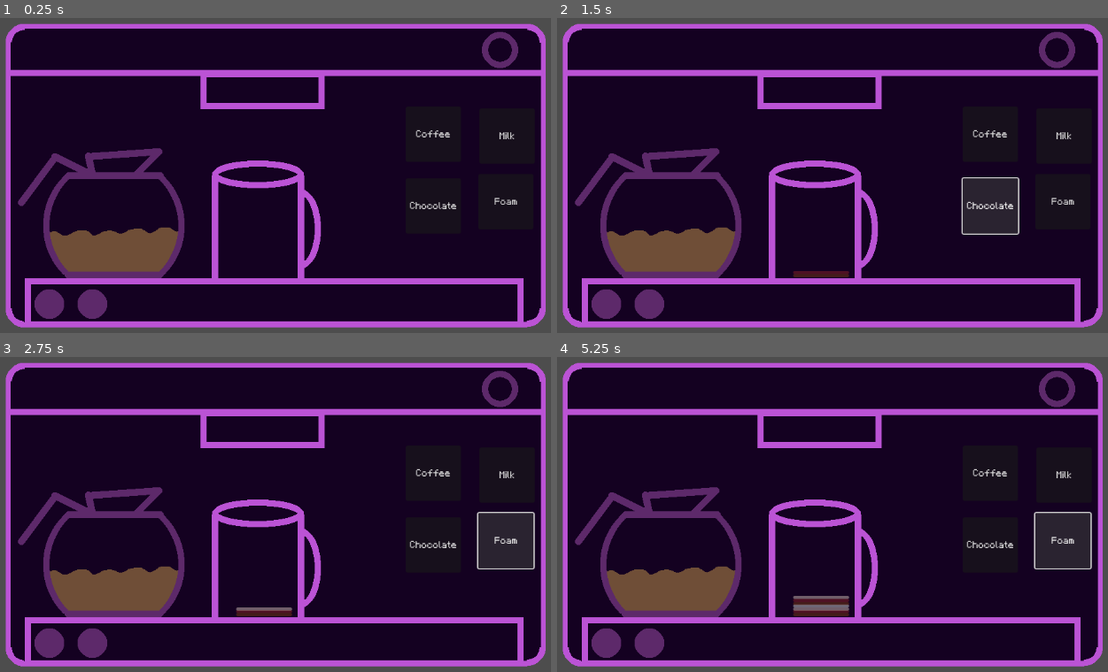
Above: before the commit, frames 1-4 (two rows, left to right).
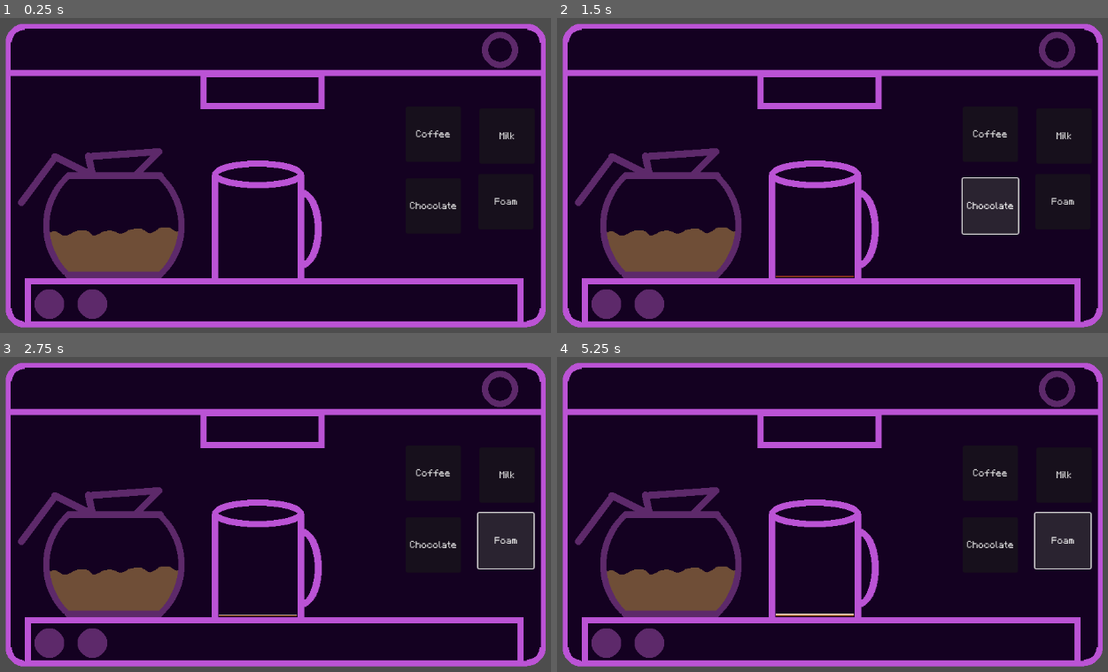
Above: after the commit, the same moments.

Repository: ARLJohnston/GMTK-2025
Game: Godot game, scene res://coffee_maker_minigame.tscn
Two runs of this game, one before a commit and one after it. Both use one fixed random seed, a clock stepped at 60 frames per second and the inputs below. This scene is started directly instead of the project's main scene.
Inputs:
- Up to frame 1 (0.25 s): no input
- Up to frame 2 (1.5 s): click "Coffee" at 0.5 s; click "Chocolate" at 1.25 s
- Up to frame 3 (2.75 s): click "Foam" at 2 s
- Up to frame 4 (5.25 s): click "Milk" at 2.75 s; click "Coffee" at 3.5 s; click "Chocolate" at 4.25 s; click "Foam" at 5 s

The runs differ from the first frame. In frame 1, less than 0.1% of the frame differs, in the area x 38-59%, y 49-80%; in frame 2, 0.3%; in frame 3, 0.4%; in frame 4, 0.8%, in the area x 38-59%, y 49-83%.

Commit message:
feat(coffee-maker-minigame): nozzle

Diff:
--- a/coffee_maker_minigame.gd
+++ b/coffee_maker_minigame.gd
@@ -39,11 +39,20 @@
 		WinCondition.new(0.05, 0.10, CoffeeIngredient.Ingredient.MILK_FOAM)
 	]
 }
+func _ready() -> void:
+	$Nozzle.hide()
+
+	var opaque_fill_style = StyleBoxFlat.new()
+	opaque_fill_style.bg_color = Color(1, 1, 1, 1)  # white and fully opaque
+	opaque_fill_style.set_corner_radius_all(5)
+	$FirstProgressBar.add_theme_stylebox_override("fill", opaque_fill_style)
+
 
 func _process(delta: float) -> void:
 
 	if (is_flowing):
 		add_ingredient(delta, current_ingredient)
+
 
 	if (self.layers.size() > 0 and is_flowing):
 		var actual_ingredient_str = CoffeeIngredient.Ingredient.keys()[current_ingredient]
@@ -52,12 +61,16 @@
 		match current_ingredient:
 			CoffeeIngredient.Ingredient.COFFEE:
 				current_bar.modulate = Color.SADDLE_BROWN
+				$Nozzle.modulate = Color.SADDLE_BROWN
 			CoffeeIngredient.Ingredient.MILK:
 				current_bar.modulate = Color.MINT_CREAM
+				$Nozzle.modulate = Color.MINT_CREAM
 			CoffeeIngredient.Ingredient.MILK_FOAM:
 				current_bar.modulate = Color.ANTIQUE_WHITE
+				$Nozzle.modulate = Color.ANTIQUE_WHITE
 			CoffeeIngredient.Ingredient.CHOCOLATE:
 				current_bar.modulate = Color.BROWN
+				$Nozzle.modulate = Color.BROWN
 
 	const CHECK_THRESHOLD_LOWER = 90
 	const CHECK_THRESHOLD_UPPER = 110
@@ -141,30 +154,34 @@
 	new_bar.size = current_bar.size
 	new_bar.rotation = -PI / 2
 	new_bar.show_percentage = false
+
+	# Transparent background (unfilled part)
 	var transparent_bg_style = StyleBoxFlat.new()
-	transparent_bg_style.bg_color = Color(0, 0, 0, 0)
+	transparent_bg_style.bg_color = Color(0, 0, 0, 0)  # fully transparent
 	transparent_bg_style.set_corner_radius_all(5)
-
 	new_bar.add_theme_stylebox_override("background", transparent_bg_style)
 
-	var percentage = layers[-1].percentage  / 100
+	# Opaque fill (filled part of the bar)
+	var opaque_fill_style = StyleBoxFlat.new()
+	opaque_fill_style.bg_color = Color(1, 1, 1, 1)  # white and fully opaque
+	opaque_fill_style.set_corner_radius_all(5)
+	new_bar.add_theme_stylebox_override("fill", opaque_fill_style)
+
+	var percentage = layers[-1].percentage / 100
 	var fractional_size = percentage * current_bar.size.y
 
-
-
 	const MARGIN = 4
-
-	new_bar.position = current_bar.position - Vector2(0, fractional_size * 2 + MARGIN)
+	new_bar.position = current_bar.position - Vector2(0, fractional_size + 0.3 * fractional_size)
 
 	current_bar.get_parent().add_child(new_bar)
-
 	current_bar = new_bar
+
 
 func add_first_ingredient(ingredient : CoffeeIngredient.Ingredient):
 	if first_ingredient == null:
 		first_ingredient = ingredient
-		layers.append(CoffeeIngredient.new(0, ingredient))  # Add a fresh layer
-		last_ingredient = ingredient  # Also update last_ingredient to match
+		layers.append(CoffeeIngredient.new(0, ingredient))
+		last_ingredient = ingredient
 
 
 func add_ingredient(delta: float , ingredient : CoffeeIngredient.Ingredient) -> void:
@@ -172,12 +189,36 @@
 
 	if (last_ingredient == ingredient and layers.size() > 0):
 		layers[-1].percentage += delta * FLOW_RATE
+		update_nozzle_color()
 		print(layers[-1].percentage)
 	else:
 		layers.append(CoffeeIngredient.new(ingredient, 0))
 
 
 	last_ingredient = ingredient
+
+
+func update_nozzle_color():
+	if (is_flowing):
+		$Nozzle.show()
+		$Nozzle.modulate = Color.SADDLE_BROWN
+	else:
+		$Nozzle.hide
+
+
+	#var percentage = layers[-1].percentage  / 100
+	#var fractional_size = percentage * current_bar.size.y
+	#var start_y = current_bar.position.y
+	#
+	#var new_nozzle_y = start_y  + fractinal_size
+	#
+	##$Nozzle.position.y = start_y  + fractinal_size
+
+
+
+
+
+
 
 
 
@@ -212,15 +253,19 @@
 
 func _on_coffee_button_button_up() -> void:
 	is_flowing = false
+	$Nozzle.hide()
 
 
 func _on_chocolate_button_button_up() -> void:
 	is_flowing = false
+	$Nozzle.hide()
 
 
 func _on_foam_button_button_up() -> void:
 	is_flowing = false
+	$Nozzle.hide()
 
 
 func _on_milk_button_button_up() -> void:
 	is_flowing = false
+	$Nozzle.hide()
--- a/coffee_maker_minigame.tscn
+++ b/coffee_maker_minigame.tscn
@@ -1,22 +1,48 @@
-[gd_scene load_steps=6 format=3 uid="uid://c5l5txt2cvfa3"]
+[gd_scene load_steps=8 format=3 uid="uid://c5l5txt2cvfa3"]
 
 [ext_resource type="Script" path="res://coffee_maker_minigame.gd" id="1_gfu5i"]
 [ext_resource type="Texture2D" uid="uid://dvyq0okf4p5jw" path="res://assets/coffee-minigame.png" id="2_i7rmr"]
 [ext_resource type="FontFile" uid="uid://bxh4lowqjn1g0" path="res://assets/GNF.ttf" id="3_cvpei"]
+[ext_resource type="Texture2D" uid="uid://cj8hbldncnrwn" path="res://assets/coffee-rim.png" id="4_ln6rh"]
 
 [sub_resource type="CanvasItemMaterial" id="CanvasItemMaterial_ousa6"]
 
 [sub_resource type="StyleBoxEmpty" id="StyleBoxEmpty_2642i"]
 
+[sub_resource type="StyleBoxTexture" id="StyleBoxTexture_pc6p3"]
+
 [node name="CoffeeMakerMinigame" type="Node2D"]
 script = ExtResource("1_gfu5i")
 
 [node name="TextureRect" type="TextureRect" parent="."]
-z_index = -1
+z_index = -2
 offset_left = 6.0
 offset_right = 1158.0
 offset_bottom = 648.0
 texture = ExtResource("2_i7rmr")
+
+[node name="Nozzle" type="ColorRect" parent="."]
+z_index = -1
+offset_left = 543.0
+offset_top = 214.0
+offset_right = 570.0
+offset_bottom = 485.0
+
+[node name="FirstProgressBar" type="ProgressBar" parent="."]
+material = SubResource("CanvasItemMaterial_ousa6")
+offset_left = 489.0
+offset_top = 489.0
+offset_right = 658.0
+offset_bottom = 616.0
+rotation = -1.5708
+theme_override_styles/background = SubResource("StyleBoxEmpty_2642i")
+theme_override_styles/fill = SubResource("StyleBoxTexture_pc6p3")
+show_percentage = false
+
+[node name="MugRim" type="TextureRect" parent="."]
+offset_right = 1165.0
+offset_bottom = 648.0
+texture = ExtResource("4_ln6rh")
 
 [node name="CoffeeButton" type="Button" parent="."]
 offset_left = 793.0
@@ -50,16 +76,6 @@
 theme_override_fonts/font = ExtResource("3_cvpei")
 text = "Milk"
 
-[node name="FirstProgressBar" type="ProgressBar" parent="."]
-material = SubResource("CanvasItemMaterial_ousa6")
-offset_left = 517.0
-offset_top = 489.0
-offset_right = 735.0
-offset_bottom = 580.0
-rotation = -1.5708
-theme_override_styles/background = SubResource("StyleBoxEmpty_2642i")
-show_percentage = false
-
 [connection signal="button_down" from="CoffeeButton" to="." method="_on_coffee_button_button_down"]
 [connection signal="button_up" from="CoffeeButton" to="." method="_on_coffee_button_button_up"]
 [connection signal="button_down" from="ChocolateButton" to="." method="_on_chocolate_button_button_down"]
Not shown, added: assets/coffee-rim.png.import
Not shown, added: assets/customer-1.png.import
Not shown, added: assets/customer-2.png.import
Not shown, added: assets/order-bubble.png.import
